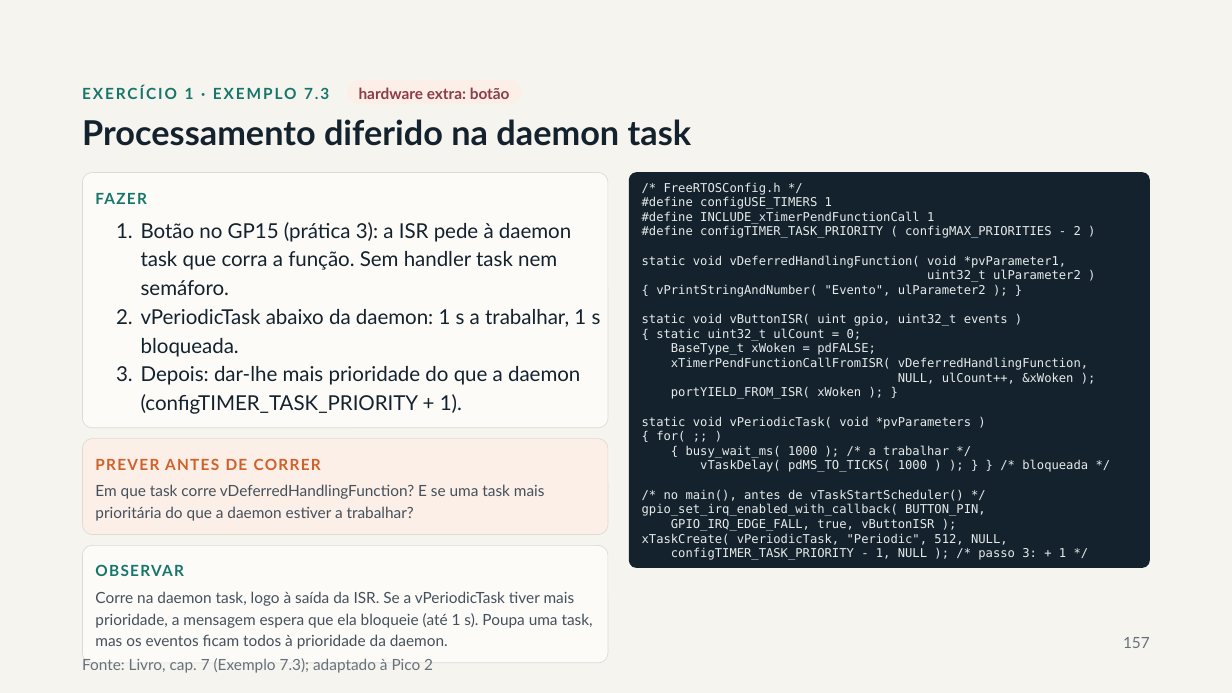
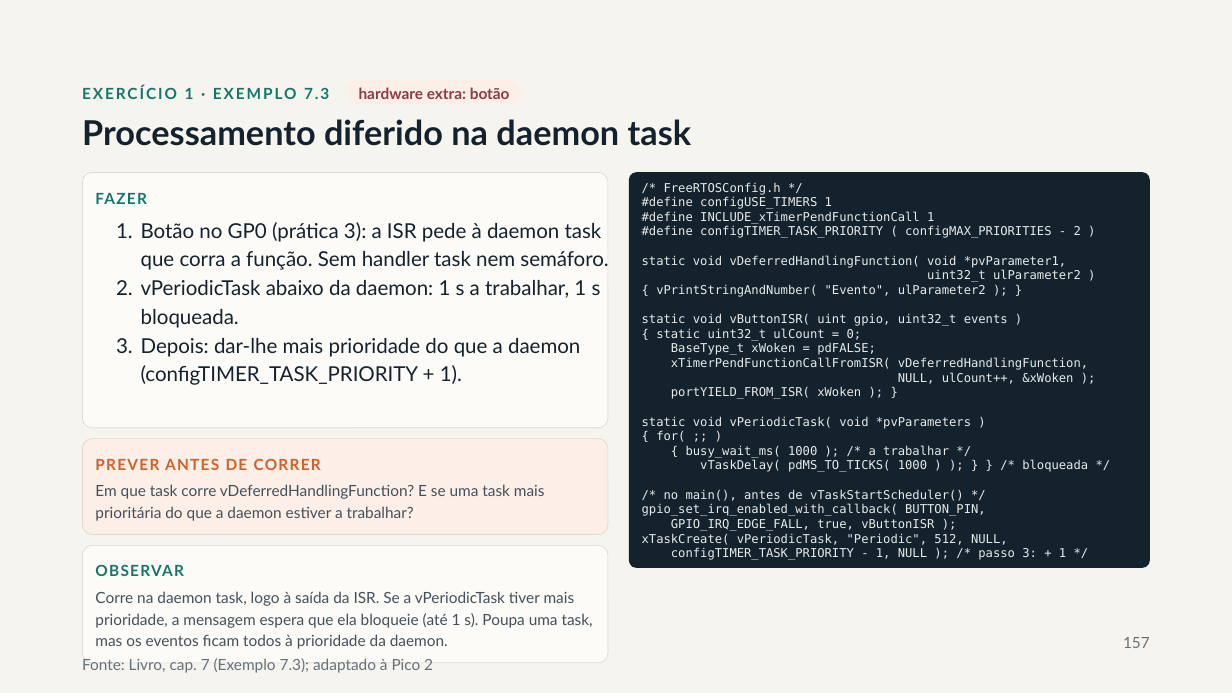
Before and after one commit to RPOA/Formacao_FreeRTOS, a slide deck: slide 157 of Slides/Formação FreeRTOS.pptx. Drawn at 1232x693 pixels with LibreOffice and Linux fonts; fonts in the diff are those of the drawing. Boxes give left, top, right and bottom in pixels: in the first picture for what was removed or moved away, otherwise in the second. Text is boxed around its words. In the diff, an @@ line names an element or a change of style, - is before the commit and + after.

```diff
--- a/Slides/Formação FreeRTOS.pptx
+++ b/Slides/Formação FreeRTOS.pptx
@@ text at (141, 222, 608, 270): text changed @@
-1. Botão no GP15 (prática 3): a ISR pede à daemon task que corra a função. Sem handler task nem semáforo.
+1. Botão no GP0 (prática 3): a ISR pede à daemon task que corra a função. Sem handler task nem semáforo.
```
Also in this commit, not shown: 22 other slides changed, 1 slide removed, 1 other file.
